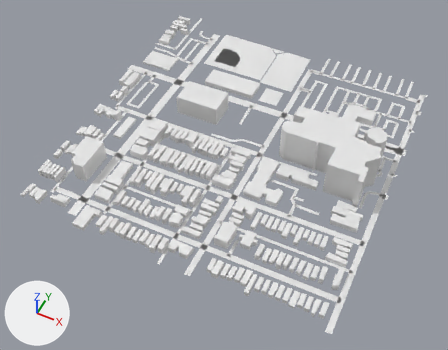
The glTF model app/public/world/tiles/-10_-5.lod1.glb, before and after one commit.
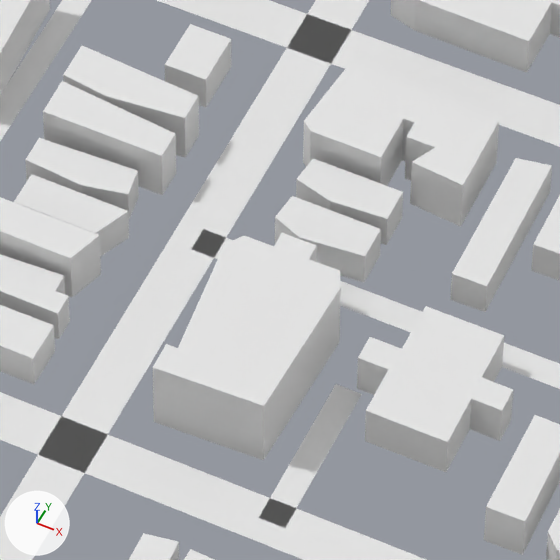
There are two pictures of each version: one whole from a camera (50 mm lens) standing at (-4450.0, 1590.0, 723.0) and looking at (-4749.0, 2188.0, -24.0), one close up on the part from 44% to 59% of the width and 55% to 75% of the height. Lighting does not change. The marker at lower left points along +X, +Y and +Z. The last two pictures show the newer version. Where no turn or scale is listed for an object, it has been applied to the vertices. Vertices at exactly the same position are counted once.

The older version as bpy lines, for what is in view:
```python
me_buildings = bpy.data.meshes.new('buildings')
me_buildings.from_pydata(...)  # 1880 vertices, 2472 faces; spans x -247.0..247.0, y -259.0..259.0, z -30.0..30.0
me_ground = bpy.data.meshes.new('ground')
me_ground.from_pydata(...)  # 948 vertices, 766 faces; spans x -259.0..259.0, y -272.0..272.0, z 0.0
ob_buildings = bpy.data.objects.new('buildings', me_buildings)
ob_buildings.location = (-4758.1, 2240.8, 30.4)
ob_ground = bpy.data.objects.new('ground', me_ground)
ob_ground.location = (-4755.4, 2253.0, 0.1)
```
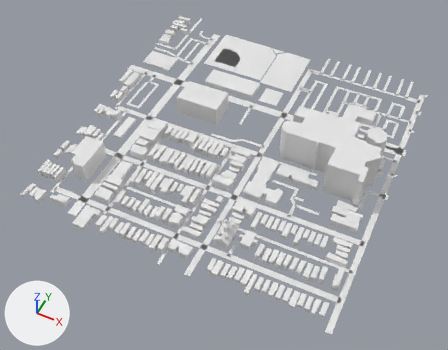
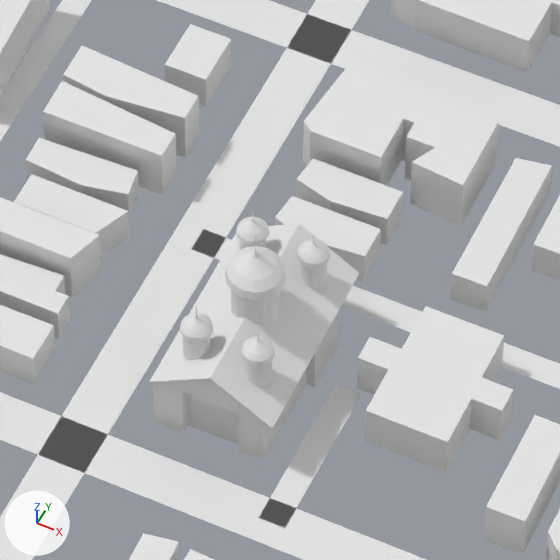
Changed parts and their boxes (x1, y1, x2, y2) in the close-ups (560 x 560 px):
part 1 of me_buildings, reshaped
    before: (153, 233, 341, 460)
    after: (149, 211, 359, 460)

Edits to the bpy script that builds the scene:
```text
Change me_buildings:
    used by ob_buildings; location = (-4758.1, 2240.8, 30.4)
    remove me_buildings.from_pydata(...)  # 1880 vertices, 2472 faces; spans x -247.0..247.0, y -259.0..259.0, z -30.0..30.0
    add me_buildings.from_pydata(...)  # 2707 vertices, 3878 faces; spans x -247.0..247.0, y -259.0..259.0, z -30.0..30.0
    me_buildings part 1: 3 vertices moved from x 72.0..84.0, y -163.0..-160.0, z -14.0 to x 72.0..84.0, y -163.0..-160.0, z -18.0; 9 vertices removed from x 64.0..86.0, y -196.0..-164.0, z -14.0; 836 vertices added at x 63.0..88.0, y -197.0..-160.0, z -30.0..8.0
```
